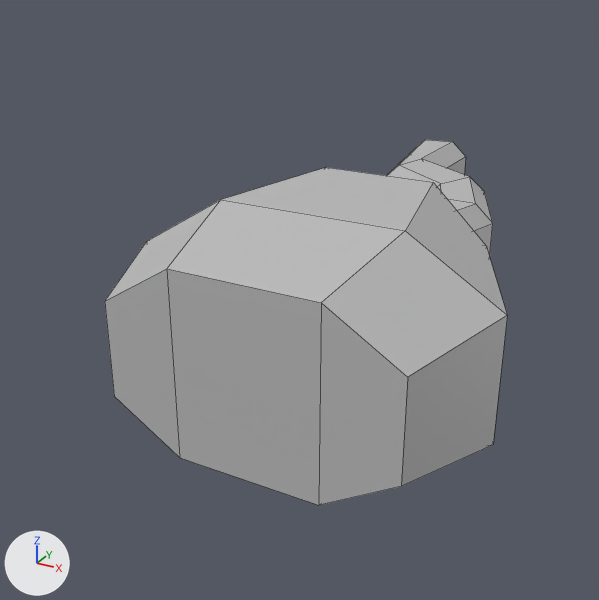
The FBX model Lo-Sha/Assets/Meshes/Lo-Sha_StartCave.fbx: old version first, new version second.
Rendered twice from a 50 mm camera at (0.296, -0.956, 0.307) aimed at (-0.095, -0.245, -0.048). The axes (+X, +Y, +Z) are drawn at lower left. The lights are the same throughout. Mesh edges are drawn as thin lines. Where no turn or scale is listed for an object, it has been applied to the vertices.

Objects in the first picture: 'StartCave'.
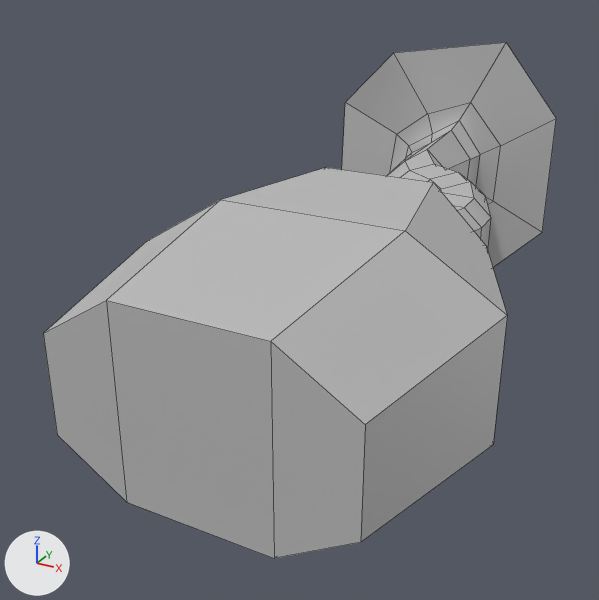
Diff of the bpy script that builds the scene:
```diff
--- a/Lo-Sha/Assets/Meshes/Lo-Sha_StartCave.fbx.py
+++ b/Lo-Sha/Assets/Meshes/Lo-Sha_StartCave.fbx.py
@@ me_mesh @@
 # used by ob_startcave; location = (0.0, 0.0, 0.0)
 # verts and faces of me_mesh; kept vertices keep their numbers, new ones are numbered from 64
 # before: 56 (-0.128, -0.505, 0.043) at pixel (104, 301), 57 (-0.064, -0.505, 0.083) at pixel (166, 268), 58 (0.064, -0.505, 0.083) at pixel (321, 302), 59 (0.128, -0.505, 0.043) at pixel (407, 377), 60 (-0.064, -0.505, -0.083) at pixel (179, 457)
 # before: 61 (-0.128, -0.505, -0.043) at pixel (114, 396), 62 (0.128, -0.505, -0.043) at pixel (401, 486), 63 (0.064, -0.505, -0.083) at pixel (318, 505)
-me_mesh.from_pydata(...)  # 64 vertices, 59 faces; spans x -0.164..0.164, y -0.505..0.17, z -0.106..0.106
+me_mesh.from_pydata(...)  # 112 vertices, 107 faces; spans x -0.246..0.164, y -0.571..0.198, z -0.156..0.177
+# me_mesh part 1
+# 8 vertices are removed from x -0.134..-0.055, y 0.159..0.17, z -0.041..0.041
+# 8 faces are deleted
+# 8 vertices in x -0.016..0.065, y -0.103..-0.101, z -0.041..0.041 move by (-0.006, -0.02, 0.0)
+# 16 vertices move from x -0.11..0.02, y -0.058..0.065, z -0.041..0.041 to x -0.025..0.058, y -0.083..-0.006, z -0.041..0.041
+# 56 vertices are added at x -0.246..0.057, y -0.046..0.198, z -0.156..0.177
+# 56 new faces join them
+# me_mesh part 2
+for i in [*range(56, 64)]: verts[i] += (0.0, -0.066, 0.0)
 me_mesh.materials.append(mat_lambert1)
```

Boxes (x1, y1, x2, y2) around the edits, measured in the pictures (599 x 600 px; the box of a moved part takes in the faces that stretch with it):
'StartCave', reshaped (28% wider, 41% taller)
    before: (105, 140, 507, 505)
    after: (43, 42, 556, 558)
part 1 of me_mesh, built on
    before: (390, 140, 493, 231)
    after: (342, 42, 556, 267)
part 2 of me_mesh, moved or reshaped
    before: (105, 200, 505, 505)
    after: (43, 200, 505, 558)
